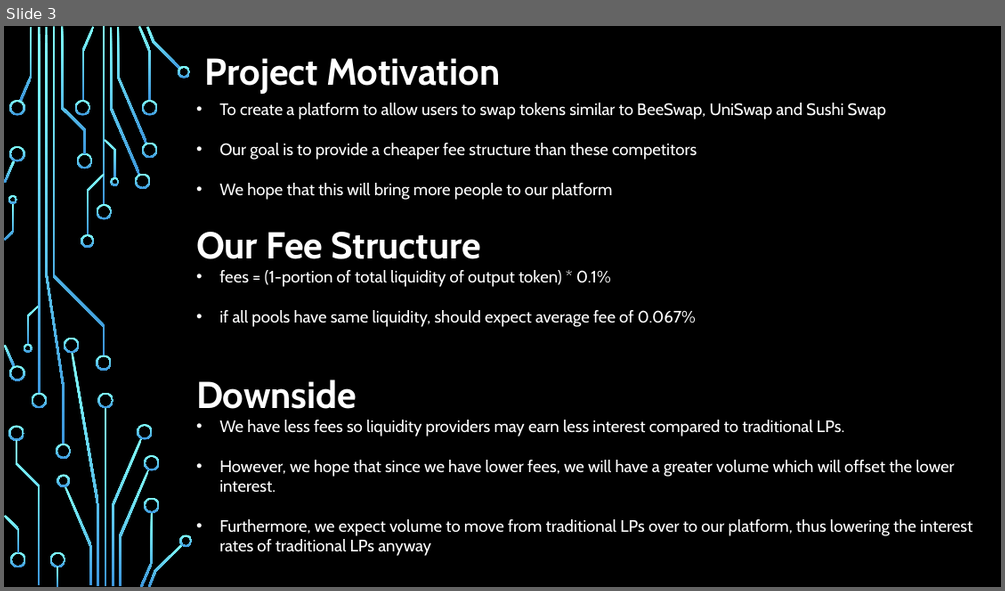
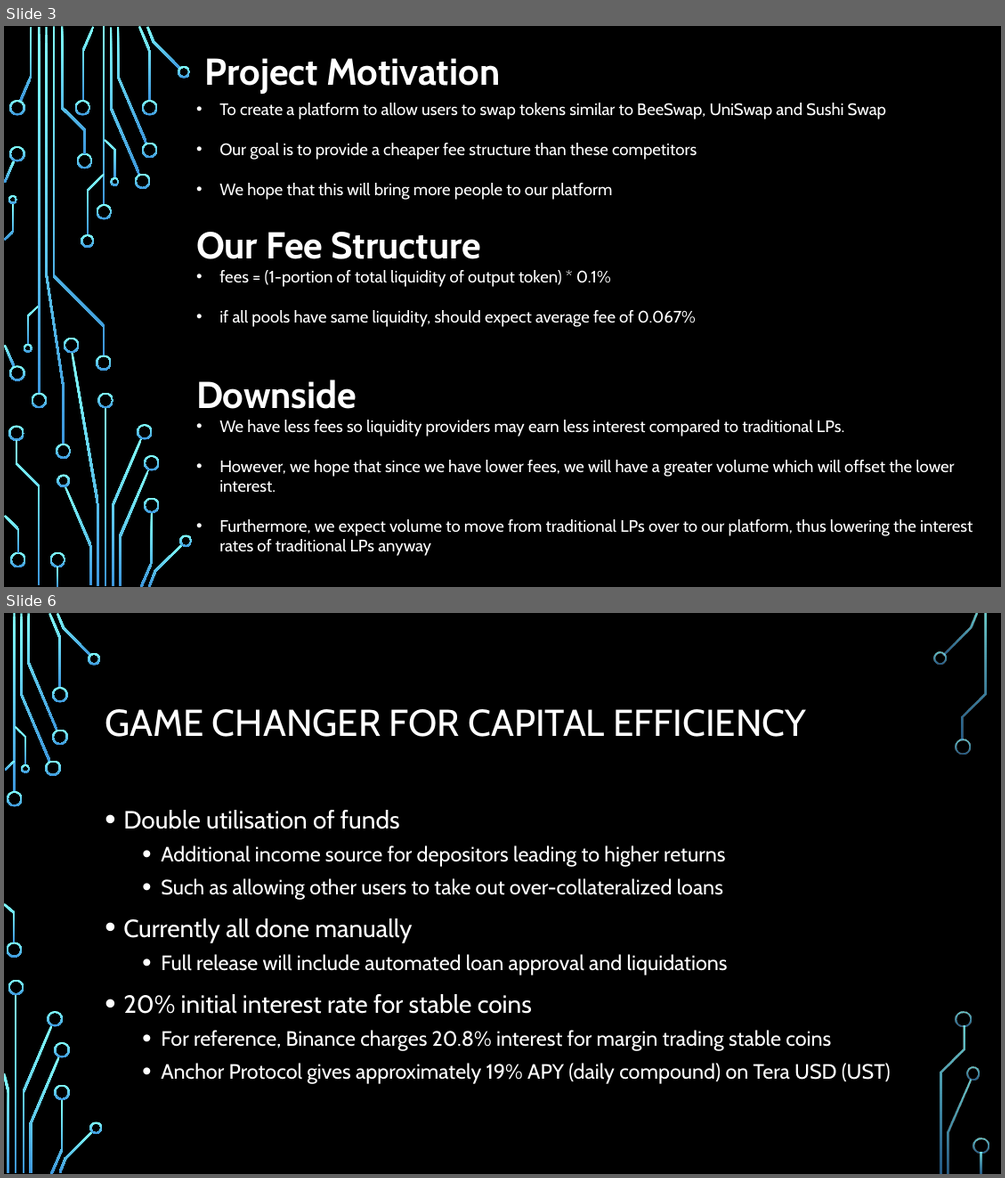
Before and after one commit to KesselRunSmuggler/Project_LP, a slide deck: DEX DEMO DAY.pptx. Shown one above the other, each under a label of ours: slide 3 before the commit, slides 3 and 6 after it; the slides between them are not shown. The pictures are 1005x591 and 1005x1178 pixels, drawn with LibreOffice and Linux fonts; fonts in the diff are those of the drawing; background and template pictures are left out. Boxes give left, top, right and bottom in pixels: in the first picture for what was removed or moved away, otherwise in the second. Text is boxed around its words. In the diff, an @@ line names an element or a change of style, - is before the commit and + after.

```diff
--- a/DEX DEMO DAY.pptx
+++ b/DEX DEMO DAY.pptx
@@ slide 6 added at <box>4,613,1001,1174</box>, background picture (left out) @@
@@ title added at <box>105,709,806,737</box>, 36 pt, text #FFFFFF @@
+GAME CHANGER FOR CAPITAL EFFICIENCY
@@ text added at <box>123,810,890,1084</box>, 20 pt, text #FFFFFF @@
+• Double utilisation of funds
+  • Additional income source for depositors leading to higher returns
+  • Such as allowing other users to take out over-collateralized loans
+• Currently all done manually
+  • Full release will include automated loan approval and liquidations
+• 20% initial interest rate for stable coins
+  • For reference, Binance charges 20.8% interest for margin trading stable coins
+  • Anchor Protocol gives approximately 19% APY (daily compound) on Tera USD (UST)
@@ group added at <box>4,613,989,1174</box>: 33 freeform shapes, 3 rectangles @@
```
Also in this commit, not shown: 4 other slides added.
